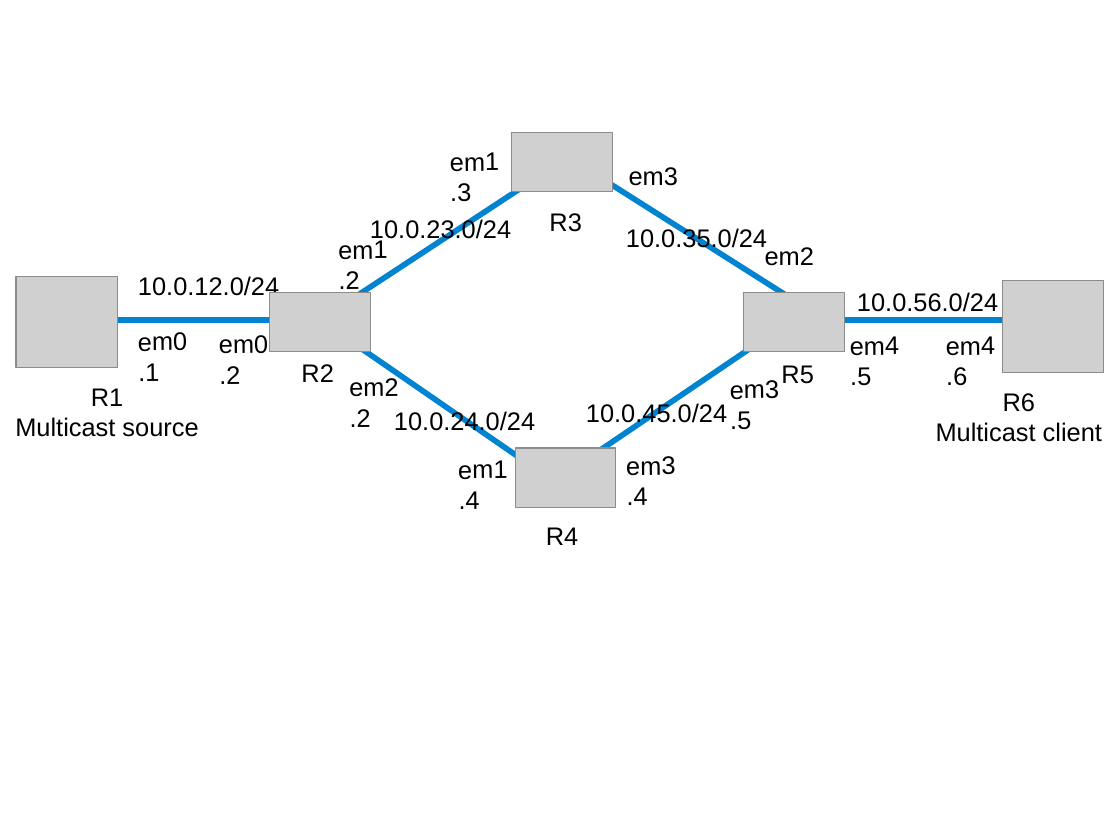
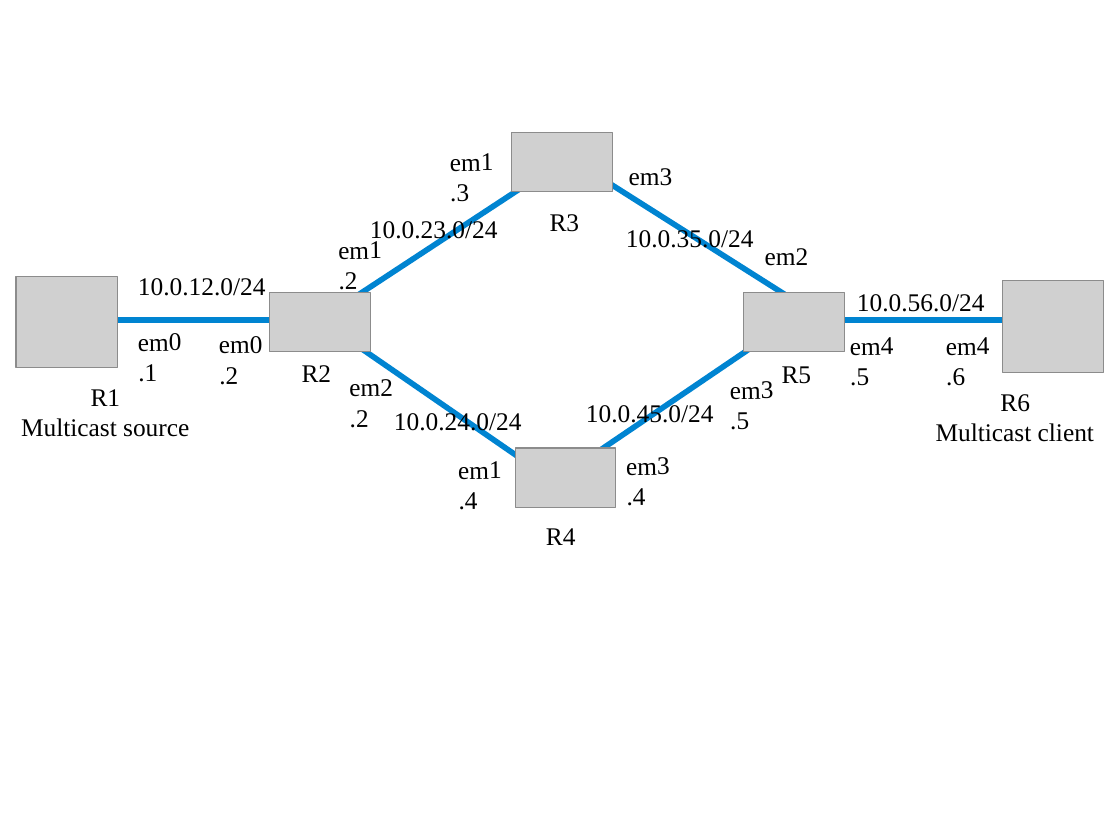
Before and after one commit to ocochard/BSDRP, a slide deck: slide 17 of trunk/docs/labs.examples.odp. Drawn at 1120x840 pixels with LibreOffice and Linux fonts; fonts in the diff are those of the drawing; grey boxes stand for pictures. Boxes give left, top, right and bottom in pixels: in the first picture for what was removed or moved away, otherwise in the second. Text is boxed around its words. In the diff, an @@ line names an element or a change of style, - is before the commit and + after.

```diff
--- a/trunk/docs/labs.examples.odp
+++ b/trunk/docs/labs.examples.odp
@@ font Arial to Times New Roman in 24 elements at (219, 336, 263, 385), (450, 153, 494, 202), (458, 461, 502, 510), (626, 457, 670, 506), (338, 241, 382, 295), (730, 381, 774, 430), (138, 333, 182, 382), (349, 379, 393, 428), (850, 337, 894, 386), (946, 337, 990, 386), (21, 389, 189, 437), (302, 365, 332, 382), (782, 366, 812, 384), (550, 214, 580, 232), (546, 528, 576, 545), (936, 394, 1094, 442), (765, 248, 809, 266), (629, 168, 673, 186), (857, 294, 985, 312), (626, 227, 754, 253), (370, 218, 498, 244), (394, 410, 522, 436), (138, 278, 266, 296), (586, 402, 714, 428) @@
```
Also in this commit, not shown: 17 other slides changed, 1 slide added.
